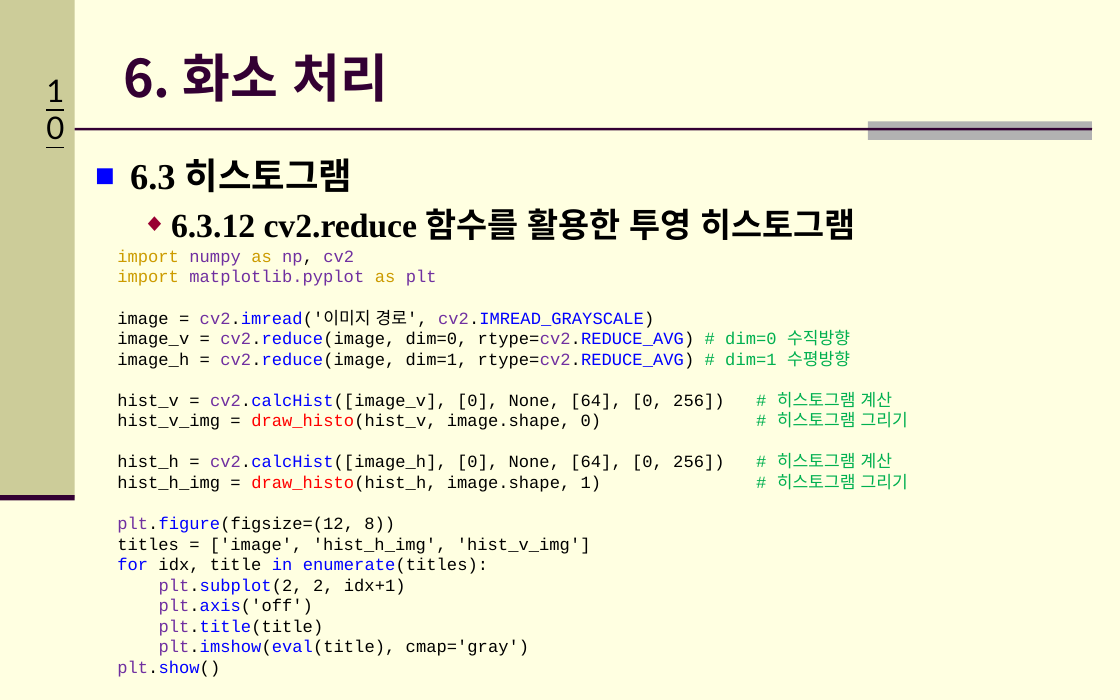
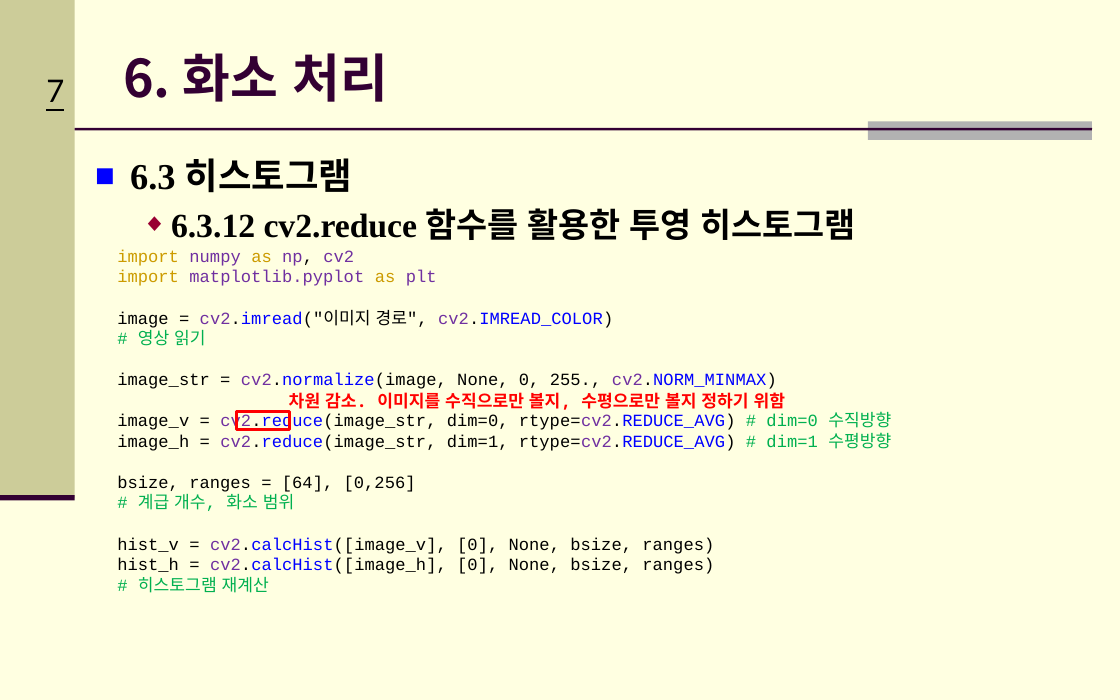
Before and after one commit to Hitbee-dev/OpenCV-Python, a slide deck: slide 7 of 2022-11-08/documents/CH_06 화소 처리.pptx (slide 10 before the commit). Drawn at 1120x700 pixels with LibreOffice and Linux fonts; fonts in the diff are those of the drawing; background and template pictures are left out. Boxes give left, top, right and bottom in pixels: in the first picture for what was removed or moved away, otherwise in the second. Text is boxed around its words. In the diff, an @@ line names an element or a change of style, - is before the commit and + after.

```diff
--- a/2022-11-08/documents/CH_06 화소 처리.pptx
+++ b/2022-11-08/documents/CH_06 화소 처리.pptx
@@ page number at box(46, 79, 64, 102): text changed @@
-10
+7
@@ text at box(117, 310, 891, 593): text changed @@
-image = cv2.imread('이미지 경로', cv2.IMREAD_GRAYSCALE)
-image_v = cv2.reduce(image, dim=0, rtype=cv2.REDUCE_AVG) # dim=0 수직방향
-image_h = cv2.reduce(image, dim=1, rtype=cv2.REDUCE_AVG) # dim=1 수평방향
-hist_v = cv2.calcHist([image_v], [0], None, [64], [0, 256]) # 히스토그램 계산
-hist_v_img = draw_histo(hist_v, image.shape, 0) # 히스토그램 그리기
-hist_h = cv2.calcHist([image_h], [0], None, [64], [0, 256]) # 히스토그램 계산
-hist_h_img = draw_histo(hist_h, image.shape, 1) # 히스토그램 그리기
-plt.figure(figsize=(12, 8))
-titles = ['image', 'hist_h_img', 'hist_v_img']
-for idx, title in enumerate(titles):
-plt.subplot(2, 2, idx+1)
-plt.axis('off')
-plt.title(title)
-plt.imshow(eval(title), cmap='gray')
-plt.show()
+image = cv2.imread("이미지 경로", cv2.IMREAD_COLOR)
+# 영상 읽기
+image_str = cv2.normalize(image, None, 0, 255., cv2.NORM_MINMAX)
+image_v = cv2.reduce(image_str, dim=0, rtype=cv2.REDUCE_AVG) # dim=0 수직방향
+image_h = cv2.reduce(image_str, dim=1, rtype=cv2.REDUCE_AVG) # dim=1 수평방향
+bsize, ranges = [64], [0,256]
+# 계급 개수, 화소 범위
+hist_v = cv2.calcHist([image_v], [0], None, bsize, ranges)
+hist_h = cv2.calcHist([image_h], [0], None, bsize, ranges)
+# 히스토그램 재계산
@@ rectangle added at box(236, 411, 290, 429), outline #FF0000 2 pt @@
@@ text added at box(289, 392, 786, 412), 11 pt, text #FF0000, bold @@
+차원 감소. 이미지를 수직으로만 볼지, 수평으로만 볼지 정하기 위함
```
Also in this commit, not shown: 1 other slide changed, 3 slides added, 6 slides removed, 5 other files.
